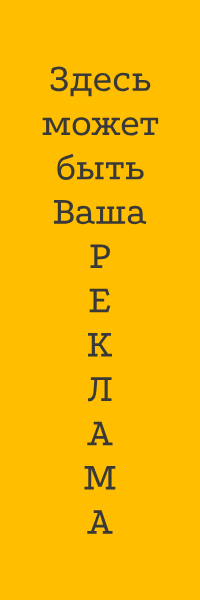
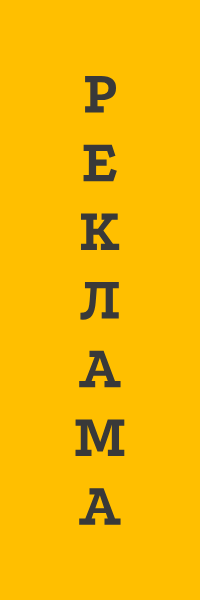
Two versions of the same layered image (200×600). Layer-by-layer changes:
renamed "Здесь может быть Ваша Р Е К Л А М А" to "Р Е К Л А М А", painted on it over [42, 66, 159, 534]
